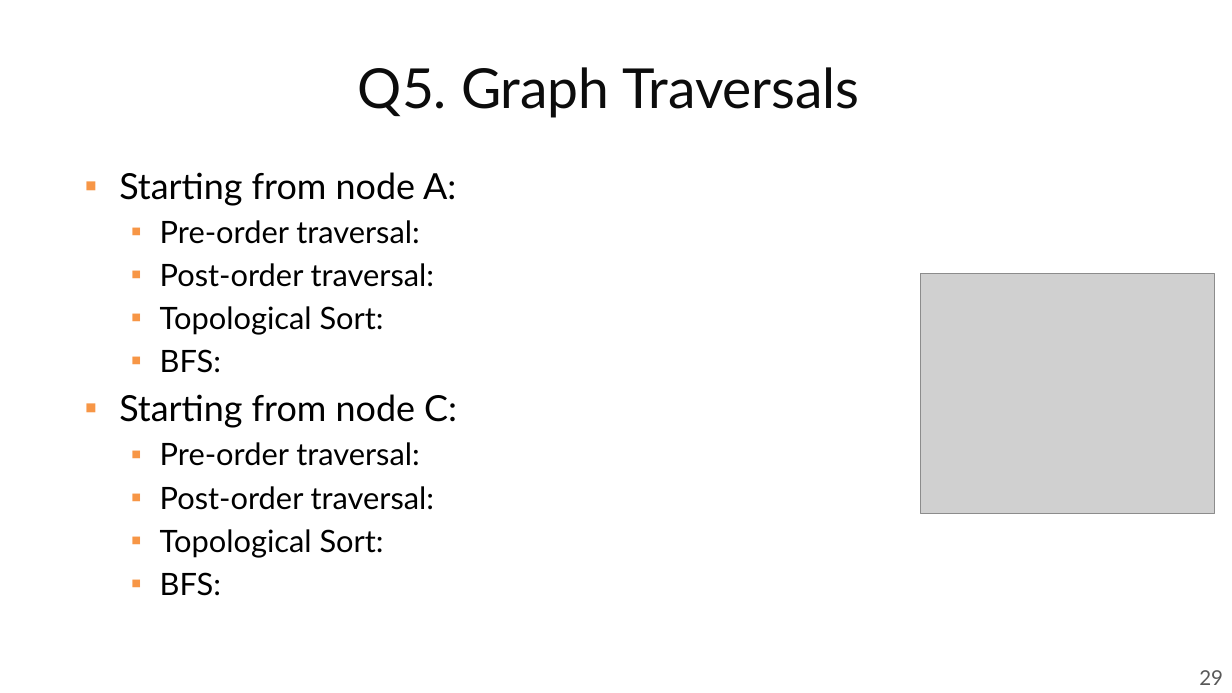
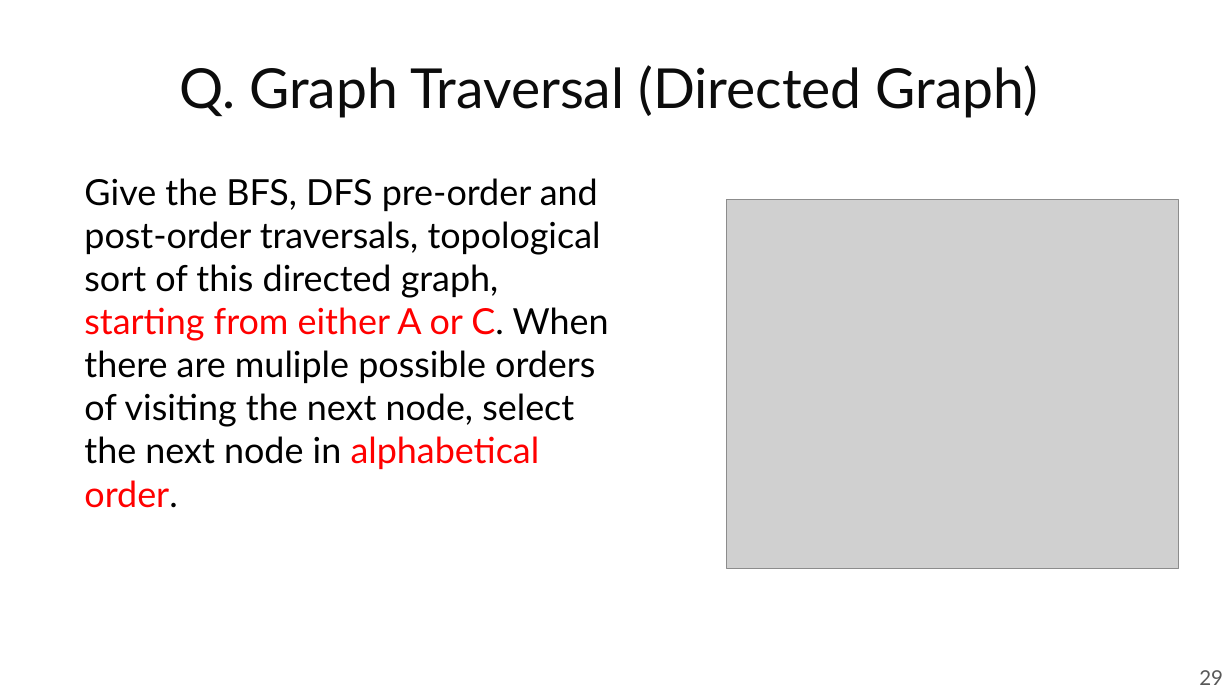
Before and after one commit to guhofstra/CSC111Fa25, a slide deck: slide 29 of PPTs/Lecture 12-graphs Exercises ANS.pptx. Drawn at 1232x693 pixels with LibreOffice and Linux fonts; fonts in the diff are those of the drawing; grey boxes stand for pictures. Boxes give left, top, right and bottom in pixels: in the first picture for what was removed or moved away, otherwise in the second. Text is boxed around its words. In the diff, an @@ line names an element or a change of style, - is before the commit and + after.

```diff
--- a/PPTs/Lecture 12-graphs Exercises ANS.pptx
+++ b/PPTs/Lecture 12-graphs Exercises ANS.pptx
@@ text at [180, 65, 1038, 118]: text changed @@
-Q5. Graph Traversals
+Q. Graph Traversal (Directed Graph)
@@ text added at [84, 178, 609, 469], 28 pt, text #000000 @@
+Give the BFS, DFS pre-order and post-order traversals, topological sort of this directed graph, starting from either A or C. When there are muliple possible orders of visiting the next node, select the next node in alphabetical order.
@@ text removed at [119, 172, 457, 596] @@
-▪ Starting from node A:
-  ▪ Pre-order traversal:
-  ▪ Post-order traversal:
-  ▪ Topological Sort:
-  ▪ BFS:
-▪ Starting from node C:
-  ▪ Pre-order traversal:
-  ▪ Post-order traversal:
-  ▪ Topological Sort:
-  ▪ BFS:
@@ picture: place and size @@
-picture at [921, 274, 1215, 513]
+picture at [727, 200, 1179, 568]
```
Also in this commit, not shown: 10 other slides changed, 3 slides added, 11 slides removed, 53 other files.
